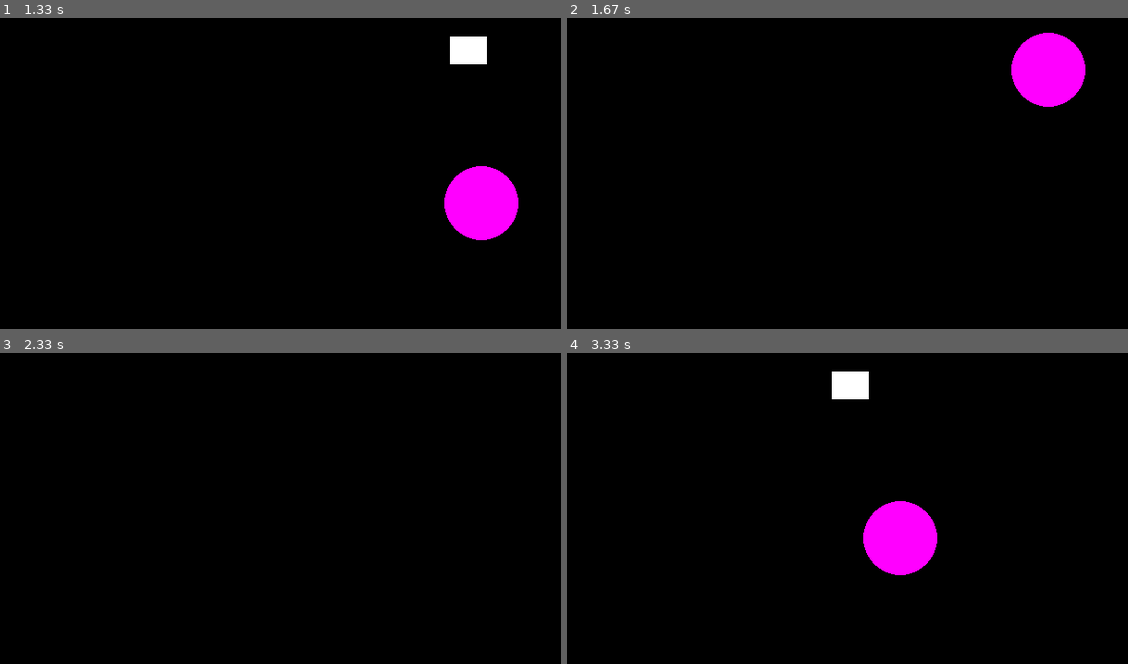
Above: before the commit, frames 1-4 (two rows, left to right).
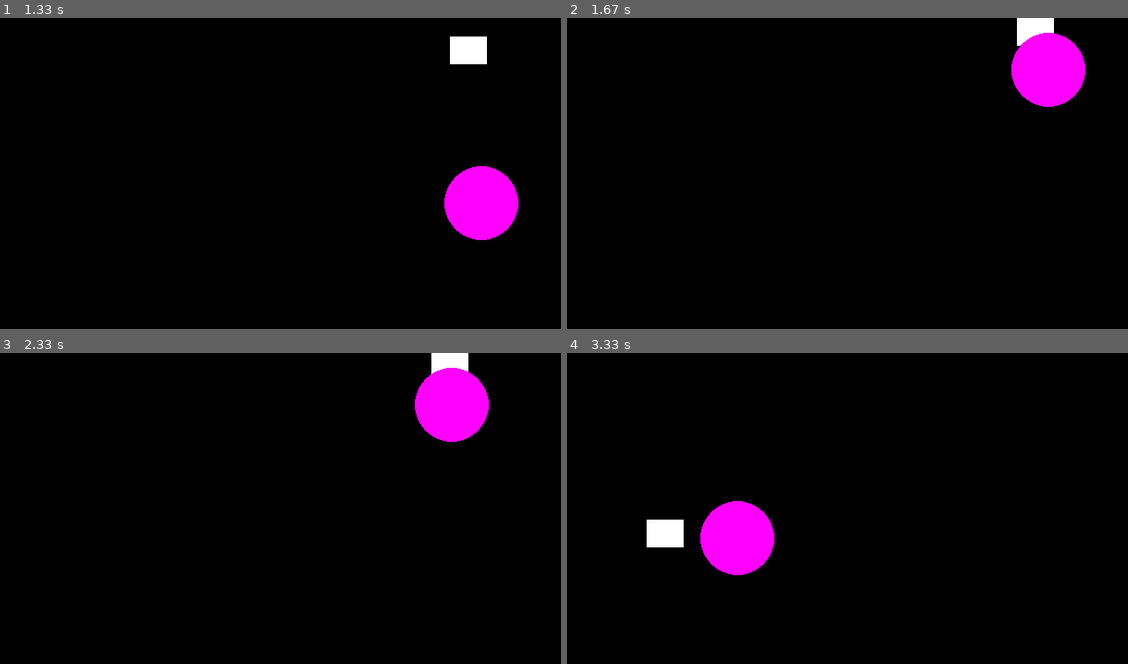
Above: after the commit, the same moments.

Repository: jlopezestrada/pygame-examples
Game: pygame game, started from examples/moving_objects.py
Two runs of this game, one before a commit and one after it. Both use one fixed random seed, a clock stepped at 60 frames per second and the inputs below.
Inputs:
- Up to frame 1 (1.33 s): hold W 0.33-0.8 s; hold Right 0.33-0.8 s; hold Right 0.83-1.3 s; hold D 0.83-1.3 s
- Up to frame 2 (1.67 s): hold Up 1.33-1.63 s; hold W 1.33-1.63 s
- Up to frame 3 (2.33 s): hold Right 1.67-2.13 s; hold D 1.67-2.13 s; hold Left from 2.17 s (still down); hold A from 2.17 s (still down)
- Up to frame 4 (3.33 s): release Left at 2.7 s; release A at 2.7 s; hold Down 2.73-3.03 s; hold S 2.73-3.03 s; hold Left from 3.07 s (still down); hold A from 3.07 s (still down)

Frame 1 is identical in both runs. In frame 2, 0.4% of the frame differs, in the area x 80-87%, y 0-9%; in frame 3, 2.8%; in frame 4, 6.1%, in the area x 14-67%, y 5-72%.

Commit message:
fix: add boundaries check

Diff:
--- a/examples/moving_objects.py
+++ b/examples/moving_objects.py
@@ -38,22 +38,22 @@
 
     key_pressed = pygame.key.get_pressed() # pygame.key.get_pressed() returns an array of booleans with the pressed keys in the keyboard
     # if instead of elif to handle multiple key movements https://docs.python.org/3/tutorial/controlflow.html
-    if key_pressed[pygame.K_w]:
+    if key_pressed[pygame.K_w] and mov_y > 0:
         mov_y -= obj_speed
-    if key_pressed[pygame.K_s]:
+    if key_pressed[pygame.K_s] and mov_y < SCREEN_HEIGHT - OBJ_HEIGHT:
         mov_y += obj_speed
-    if key_pressed[pygame.K_a]:
+    if key_pressed[pygame.K_a] and mov_x > 0:
         mov_x -= obj_speed
-    if key_pressed[pygame.K_d]:
+    if key_pressed[pygame.K_d] and mov_x < SCREEN_WIDTH - OBJ_WIDTH:
         mov_x += obj_speed
 
-    if key_pressed[pygame.K_UP]:
+    if key_pressed[pygame.K_UP] and mov_y_circle > CIRCLE_RADIUS:
         mov_y_circle -= circle_speed
-    if key_pressed[pygame.K_DOWN]:
+    if key_pressed[pygame.K_DOWN] and mov_y_circle < SCREEN_HEIGHT - CIRCLE_RADIUS:
         mov_y_circle += circle_speed
-    if key_pressed[pygame.K_LEFT]:
+    if key_pressed[pygame.K_LEFT] and mov_x_circle > CIRCLE_RADIUS:
         mov_x_circle -= circle_speed
-    if key_pressed[pygame.K_RIGHT]:
+    if key_pressed[pygame.K_RIGHT] and mov_x_circle < SCREEN_WIDTH - CIRCLE_RADIUS:
         mov_x_circle += circle_speed
 
     pygame.draw.rect(screen, (255, 255, 255), (mov_x, mov_y, OBJ_WIDTH, OBJ_HEIGHT))
